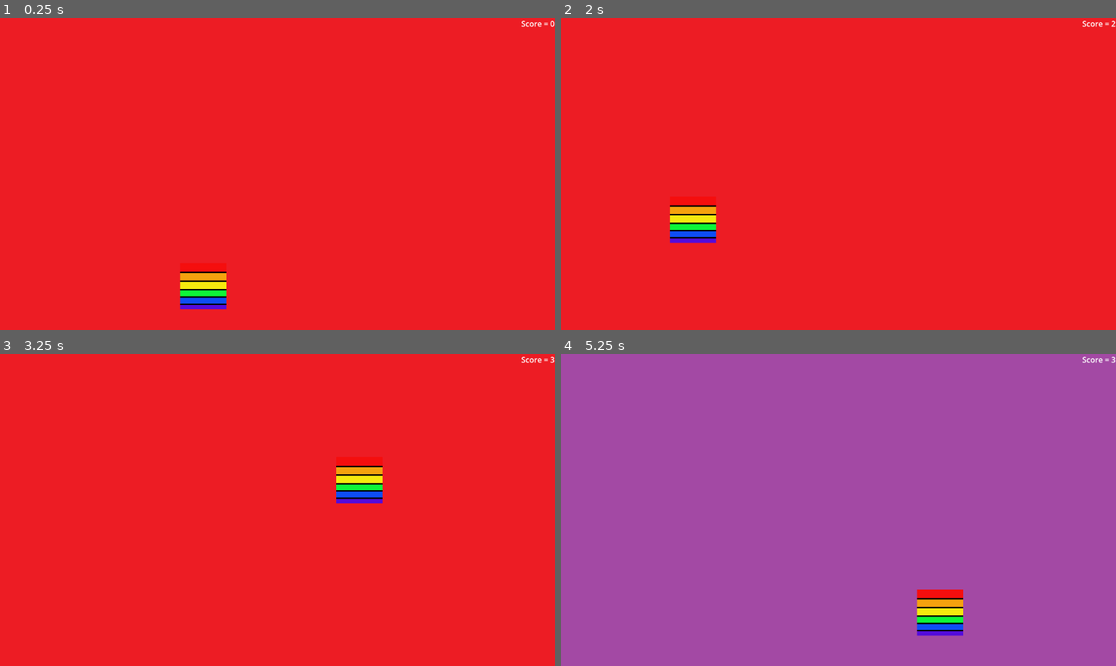
Above: before the commit, frames 1-4 (two rows, left to right).
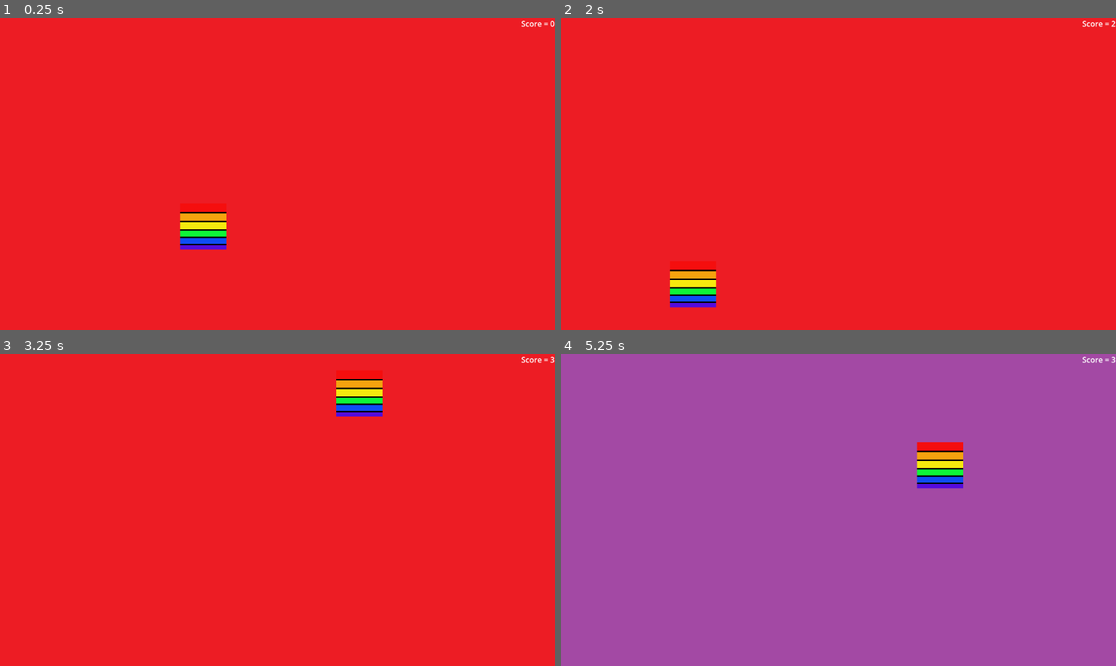
Above: after the commit, the same moments.

Repository: Kuro-Tie/freedom-game
Game: Godot game, scene res://scenes/random_button_clicker.tscn
Two runs of this game, one before a commit and one after it. Both use one fixed random seed, a clock stepped at 60 frames per second and the inputs below.
Inputs (mouse positions are in pixels of both pictures, inside the frame that each line leads up to; where the layout moved, square brackets give the same spot in the first picture):
- Up to frame 1 (0.25 s): no input
- Up to frame 2 (2 s): click (766, 227) [766, 286] at 0.5 s; click (794, 283) [794, 252] at 1.25 s
- Up to frame 3 (3.25 s): click (133, 619) [133, 556] at 2 s; tap Enter at 2.75 s
- Up to frame 4 (5.25 s): tap Space at 3.5 s; tap Enter at 4.25 s

The runs differ from the first frame. In frame 1, 2.0% of the frame differs, in the area x 32-41%, y 62-94%; in frame 2, 2.1%; in frame 3, 2.0%; in frame 4, 2.5%, in the area x 64-73%, y 28-91%.

Commit message:
Code adjust to screen size

Diff:
--- a/scripts/random_button_clicker.gd
+++ b/scripts/random_button_clicker.gd
@@ -10,8 +10,8 @@
 
 func randomize_pos(): # this function change position of the ClickMe Button
 	randomize()
-	var randxpos = randi_range(0,1024)
-	var randypos = randi_range(0,524)
+	var randxpos = randi_range(0,$Background.size.x-128)#Adjust to screen position it gets numbers of background.
+	var randypos = randi_range(0,$Background.size.y-128)#Adjust to screen position it gets numbers of background.
 	$ClickMe.position = Vector2(randxpos,randypos)
 	$ClickMe.show()#show to player ClickMe button
 	$ChangePosition_Timer.start()
